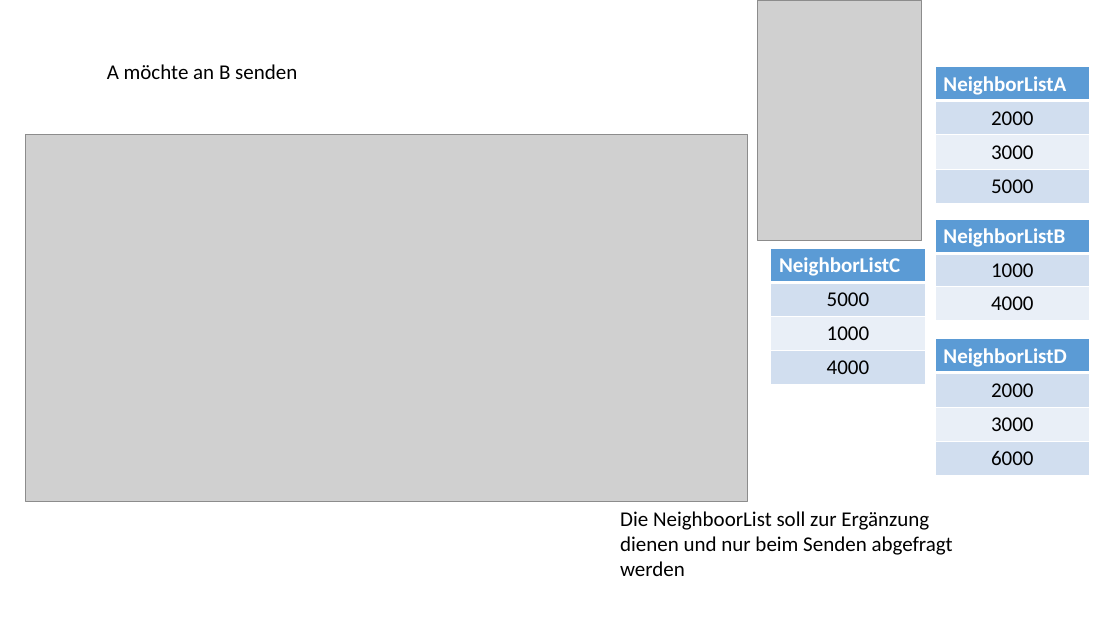
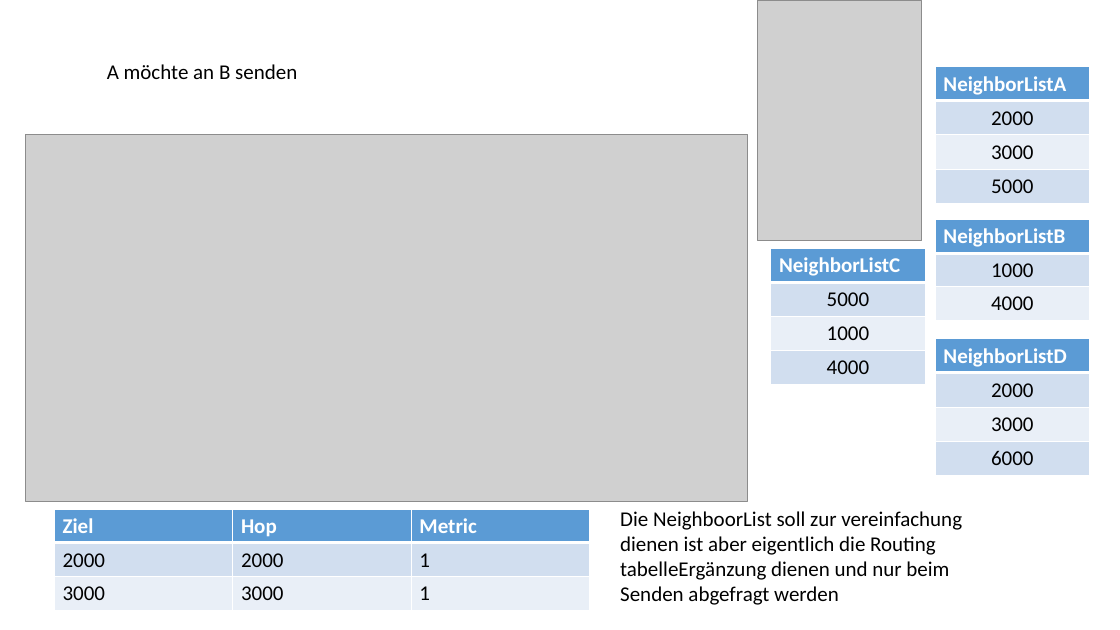
Before and after one commit to HTW-LowRateNet/s0558507, a slide deck: slide 2 of LoRaRouting.pptx. Drawn at 1120x630 pixels with LibreOffice and Linux fonts; fonts in the diff are those of the drawing; grey boxes stand for pictures. Boxes give left, top, right and bottom in pixels: in the first picture for what was removed or moved away, otherwise in the second. Text is boxed around its words. In the diff, an @@ line names an element or a change of style, - is before the commit and + after.

```diff
--- a/LoRaRouting.pptx
+++ b/LoRaRouting.pptx
@@ table added at box(54, 509, 588, 610), 3 rows, 3 columns @@
+Ziel | Hop | Metric
+2000 | 2000 | 1
+3000 | 3000 | 1
@@ text at box(620, 511, 962, 605): text changed @@
-Die NeighboorList soll zur Ergänzung dienen und nur beim Senden abgefragt werden
+Die NeighboorList soll zur vereinfachung dienen ist aber eigentlich die Routing tabelleErgänzung dienen und nur beim Senden abgefragt werden
```
Also in this commit, not shown: 8 other slides changed.
